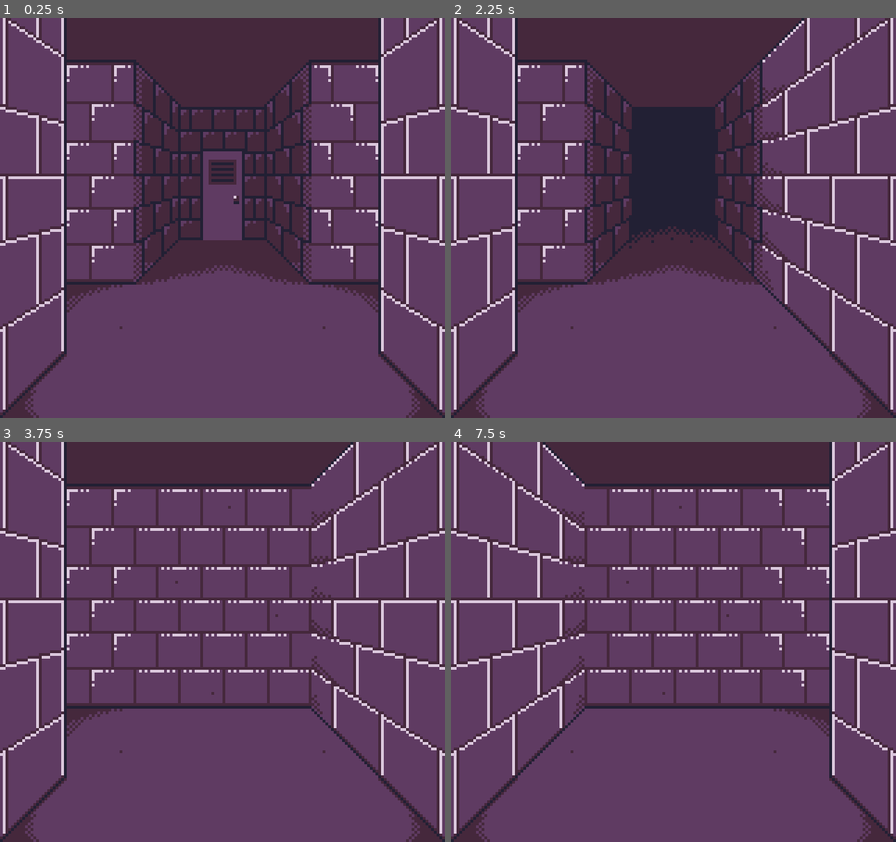
Above: before the commit, frames 1-4 (two rows, left to right).
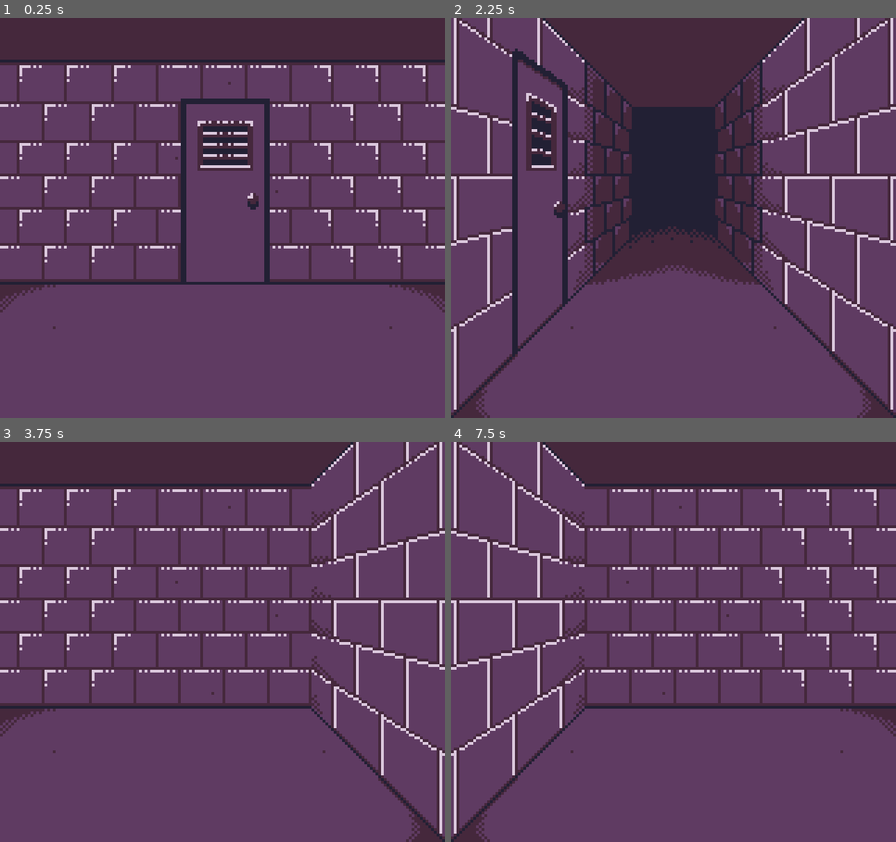
Above: after the commit, the same moments.

Repository: GartTheSkeleton/GameboyDungeon
Game: Godot game, scene res://src/Game/gameworld.tscn
The game is run twice, just before and just after one commit, with the same random seed, the same clock (stepped at 60 frames per second) and the same inputs.
Inputs:
- Up to frame 1 (0.25 s): no input
- Up to frame 2 (2.25 s): tap Enter at 0.5, 2 s; hold Right (Right) 0.53-1.28 s; tap X (B) at 0.6, 1.35, 2.1 s; tap Space at 1.25 s; hold Left (Left) 1.28-2.03 s; hold Right (Right) from 2.03 s (still down)
- Up to frame 3 (3.75 s): tap Space at 2.75 s; release Right (Right) at 2.78 s; hold Up (Up) 2.78-3.53 s; tap X (B) at 2.85, 3.6 s; tap Enter at 3.5 s; hold Left (Left) from 3.53 s (still down)
- Up to frame 4 (7.5 s): tap Space at 4.25 s; tap X (B) every 0.75 s from 4.35 to 7.35 s; release Left (Left) at 5.78 s; hold Right (Right) 5.78-6.53 s; hold Up (Up) 6.53-7.28 s; hold Right (Right) from 7.28 s (still down)

The runs differ from the first frame. In frame 1, 30% of the frame differs, in the area x 0-100%, y 0-100%; in frame 2, 5.5%; in frame 3, 6.1%; in frame 4, 6.1%.

Commit message:
reworked panel definition art

Diff:
--- a/project.godot
+++ b/project.godot
@@ -24,6 +24,10 @@
 window/size/viewport_width=160
 window/size/viewport_height=144
 window/stretch/mode="viewport"
+
+[editor]
+
+movie_writer/movie_file="C:/Users/gmhob/Documents/gameboydungeon/Clips/clip.avi"
 
 [global_group]
 
--- a/src/Assets/Definitions/Panels/left_door_panel_definition.tres
+++ b/src/Assets/Definitions/Panels/left_door_panel_definition.tres
@@ -1,7 +1,7 @@
 [gd_resource type="Resource" script_class="PanelDefinition" load_steps=4 format=3 uid="uid://cj8t78xrwvgi2"]
 
 [ext_resource type="Script" uid="uid://caf1n6uwwk1bq" path="res://src/Map/panel_definition.gd" id="1_rb47d"]
-[ext_resource type="Texture2D" uid="uid://b06a6xs8xqca5" path="res://src/Assets/TilePanels/hallway_left.png" id="2_f5kwe"]
+[ext_resource type="Texture2D" uid="uid://cfds75uv0xkuk" path="res://src/Assets/TilePanels/door_left.png" id="2_f5kwe"]
 
 [sub_resource type="AtlasTexture" id="AtlasTexture_b1bvs"]
 atlas = ExtResource("2_f5kwe")
--- /dev/null
+++ b/src/Assets/Definitions/Panels/left_open_panel_definition.tres
@@ -0,0 +1,12 @@
+[gd_resource type="Resource" script_class="PanelDefinition" load_steps=4 format=3 uid="uid://bksechvj7osaw"]
+
+[ext_resource type="Script" uid="uid://caf1n6uwwk1bq" path="res://src/Map/panel_definition.gd" id="1_d1fro"]
+[ext_resource type="Texture2D" uid="uid://cxu5g7x7x4xrr" path="res://src/Assets/TilePanels/open_wall_left.png" id="2_d1fro"]
+
+[sub_resource type="AtlasTexture" id="AtlasTexture_plhnr"]
+atlas = ExtResource("2_d1fro")
+
+[resource]
+script = ExtResource("1_d1fro")
+texture = SubResource("AtlasTexture_plhnr")
+metadata/_custom_type_script = "uid://caf1n6uwwk1bq"
--- a/src/Assets/Definitions/Panels/right_door_panel_definition.tres
+++ b/src/Assets/Definitions/Panels/right_door_panel_definition.tres
@@ -1,12 +1,12 @@
-[gd_resource type="Resource" script_class="PanelDefinition" load_steps=4 format=3 uid="uid://bqqj0rs3plss2"]
+[gd_resource type="Resource" script_class="PanelDefinition" load_steps=4 format=3 uid="uid://dr34qve5b8mj"]
 
 [ext_resource type="Script" uid="uid://caf1n6uwwk1bq" path="res://src/Map/panel_definition.gd" id="1_o0yq2"]
-[ext_resource type="Texture2D" uid="uid://hkne3xtsjqmx" path="res://src/Assets/TilePanels/hallway_right.png" id="2_4hrjy"]
+[ext_resource type="Texture2D" uid="uid://dewx7orovua67" path="res://src/Assets/TilePanels/door_right.png" id="2_4hrjy"]
 
-[sub_resource type="AtlasTexture" id="AtlasTexture_h8xl4"]
+[sub_resource type="AtlasTexture" id="AtlasTexture_th37a"]
 atlas = ExtResource("2_4hrjy")
 
 [resource]
 script = ExtResource("1_o0yq2")
-texture = SubResource("AtlasTexture_h8xl4")
+texture = SubResource("AtlasTexture_th37a")
 metadata/_custom_type_script = "uid://caf1n6uwwk1bq"
--- /dev/null
+++ b/src/Assets/Definitions/Panels/right_open_panel_definition.tres
@@ -0,0 +1,12 @@
+[gd_resource type="Resource" script_class="PanelDefinition" load_steps=4 format=3 uid="uid://devckpuu0ql0p"]
+
+[ext_resource type="Script" uid="uid://caf1n6uwwk1bq" path="res://src/Map/panel_definition.gd" id="1_n56v6"]
+[ext_resource type="Texture2D" uid="uid://88n7m2qif4p0" path="res://src/Assets/TilePanels/open_wall_right.png" id="2_n56v6"]
+
+[sub_resource type="AtlasTexture" id="AtlasTexture_th37a"]
+atlas = ExtResource("2_n56v6")
+
+[resource]
+script = ExtResource("1_n56v6")
+texture = SubResource("AtlasTexture_th37a")
+metadata/_custom_type_script = "uid://caf1n6uwwk1bq"
--- a/src/Game/gameworld.tscn
+++ b/src/Game/gameworld.tscn
@@ -23,10 +23,12 @@
 northPanelType = 2
 eastPanelType = 2
 southPanelType = 2
+westPanelType = 1
 
 [node name="Tile3" parent="Map" instance=ExtResource("2_5ixr1")]
 gridPosition = Vector2i(-1, 0)
 northPanelType = 2
+eastPanelType = 1
 southPanelType = 2
 westPanelType = 2
 
--- a/src/Map/Tile/tile.gd
+++ b/src/Map/Tile/tile.gd
@@ -19,9 +19,11 @@
 var leftDoorPanelDefinition = preload("res://src/Assets/Definitions/Panels/left_door_panel_definition.tres")
 var leftHallPanelDefinition = preload("res://src/Assets/Definitions/Panels/left_hallway_panel_definition.tres")
 var leftWallPanelDefinition = preload("res://src/Assets/Definitions/Panels/left_wall_panel_definition.tres")
+var leftOpenPanelDefinition = preload("res://src/Assets/Definitions/Panels/left_open_panel_definition.tres")
 var rightDoorPanelDefinition = preload("res://src/Assets/Definitions/Panels/right_door_panel_definition.tres")
 var rightHallPanelDefinition = preload("res://src/Assets/Definitions/Panels/right_hallway_panel_definition.tres")
 var rightWallPanelDefinition = preload("res://src/Assets/Definitions/Panels/right_wall_panel_definition.tres")
+var rightOpenPanelDefinition = preload("res://src/Assets/Definitions/Panels/right_open_panel_definition.tres")
 
 func _ready() -> void:
 	SignalBus.player_turned.connect(update_room_sprites)
@@ -43,14 +45,14 @@
 				panelTypes.DOOR:
 					leftSprite.texture = leftDoorPanelDefinition.texture
 				panelTypes.HALL:
-					leftSprite.texture = leftHallPanelDefinition.texture
+					leftSprite.texture = leftOpenPanelDefinition.texture
 				panelTypes.WALL:
 					leftSprite.texture = leftWallPanelDefinition.texture
 			match eastPanelType:
 				panelTypes.DOOR:
 					rightSprite.texture = rightDoorPanelDefinition.texture
 				panelTypes.HALL:
-					rightSprite.texture = rightHallPanelDefinition.texture
+					rightSprite.texture = rightOpenPanelDefinition.texture
 				panelTypes.WALL:
 					rightSprite.texture = rightWallPanelDefinition.texture
 		Vector2i.RIGHT:
@@ -65,14 +67,14 @@
 				panelTypes.DOOR:
 					leftSprite.texture = leftDoorPanelDefinition.texture
 				panelTypes.HALL:
-					leftSprite.texture = leftHallPanelDefinition.texture
+					leftSprite.texture = leftOpenPanelDefinition.texture
 				panelTypes.WALL:
 					leftSprite.texture = leftWallPanelDefinition.texture
 			match southPanelType:
 				panelTypes.DOOR:
 					rightSprite.texture = rightDoorPanelDefinition.texture
 				panelTypes.HALL:
-					rightSprite.texture = rightHallPanelDefinition.texture
+					rightSprite.texture = rightOpenPanelDefinition.texture
 				panelTypes.WALL:
 					rightSprite.texture = rightWallPanelDefinition.texture
 		Vector2i.DOWN:
@@ -87,14 +89,14 @@
 				panelTypes.DOOR:
 					leftSprite.texture = leftDoorPanelDefinition.texture
 				panelTypes.HALL:
-					leftSprite.texture = leftHallPanelDefinition.texture
+					leftSprite.texture = leftOpenPanelDefinition.texture
 				panelTypes.WALL:
 					leftSprite.texture = leftWallPanelDefinition.texture
 			match westPanelType:
 				panelTypes.DOOR:
 					rightSprite.texture = rightDoorPanelDefinition.texture
 				panelTypes.HALL:
-					rightSprite.texture = rightHallPanelDefinition.texture
+					rightSprite.texture = rightOpenPanelDefinition.texture
 				panelTypes.WALL:
 					rightSprite.texture = rightWallPanelDefinition.texture
 		Vector2i.LEFT:
@@ -109,13 +111,13 @@
 				panelTypes.DOOR:
 					leftSprite.texture = leftDoorPanelDefinition.texture
 				panelTypes.HALL:
-					leftSprite.texture = leftHallPanelDefinition.texture
+					leftSprite.texture = leftOpenPanelDefinition.texture
 				panelTypes.WALL:
 					leftSprite.texture = leftWallPanelDefinition.texture
 			match northPanelType:
 				panelTypes.DOOR:
 					rightSprite.texture = rightDoorPanelDefinition.texture
 				panelTypes.HALL:
-					rightSprite.texture = rightHallPanelDefinition.texture
+					rightSprite.texture = rightOpenPanelDefinition.texture
 				panelTypes.WALL:
 					rightSprite.texture = rightWallPanelDefinition.texture
Not shown: 1 places in src/Assets/Definitions/Entities/Actors/entity_definition_cyclops.tres that only renumber resources
Not shown: 1 places in src/Assets/Definitions/Entities/Actors/entity_definition_player.tres that only renumber resources
Not shown: 1 places in src/Assets/Definitions/Panels/center_door_panel_definition.tres that only renumber resources
Not shown: 1 places in src/Assets/Definitions/Panels/center_hallway_panel_definition.tres that only renumber resources
Not shown: 1 places in src/Assets/Definitions/Panels/center_wall_panel_definition.tres that only renumber resources
Not shown: 1 places in src/Assets/Definitions/Panels/left_hallway_panel_definition.tres that only renumber resources
Not shown: 1 places in src/Assets/Definitions/Panels/left_wall_panel_definition.tres that only renumber resources
Not shown: 1 places in src/Assets/Definitions/Panels/right_hallway_panel_definition.tres that only renumber resources
Not shown: 1 places in src/Assets/Definitions/Panels/right_wall_panel_definition.tres that only renumber resources
Binary file changed: src/Assets/TilePanels/door_center.png
Binary file added: src/Assets/TilePanels/door_center_far.png
Binary file added: src/Assets/TilePanels/door_left.png
(and 5 more such lines)
